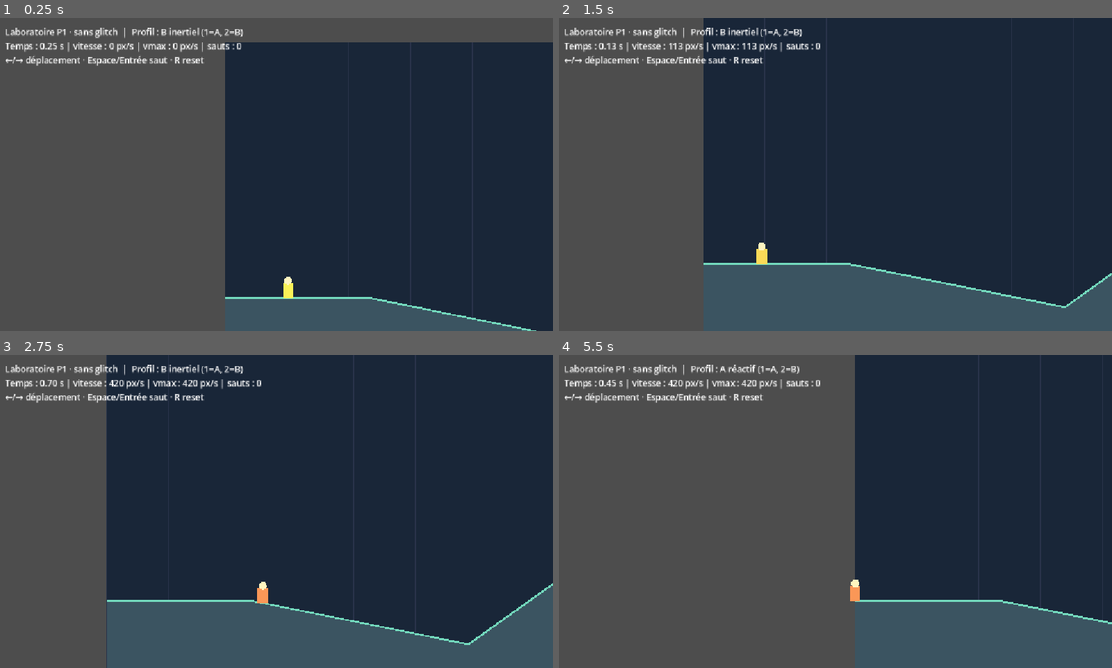
Above: before the commit, frames 1-4 (two rows, left to right).
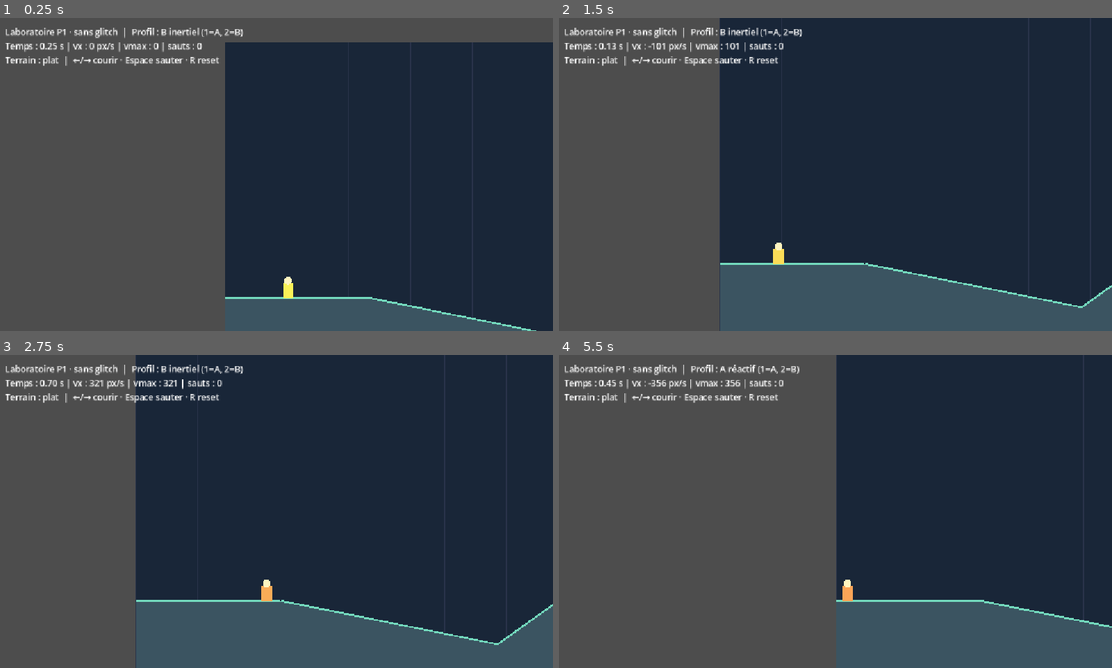
Above: after the commit, the same moments.

Repository: goldaj/glitch_runner
Game: Godot game, scene res://scenes/prototype.tscn
The game is run twice, just before and just after one commit, with the same random seed, the same clock (stepped at 60 frames per second) and the same inputs.
Inputs:
- Up to frame 1 (0.25 s): no input
- Up to frame 2 (1.5 s): tap Enter (ui_accept) at 0.5, 0.77 s; hold Right (ui_right) 0.53-1.28 s; hold 1 0.53-1.28 s; hold Left (ui_left) from 1.28 s (still down); tap 2 at 1.35 s
- Up to frame 3 (2.75 s): tap Enter (ui_accept) at 1.52 s; release Left (ui_left) at 2.03 s; hold Right (ui_right) from 2.03 s (still down); hold R from 2.03 s (still down)
- Up to frame 4 (5.5 s): release R at 2.78 s; tap 1 at 2.85 s; tap Enter (ui_accept) at 3.02, 3.77, 4.52 s; release Right (ui_right) at 3.53 s; hold 2 3.53-4.28 s; hold Left (ui_left) from 3.53 s (still down); tap R at 4.35 s; hold 1 from 5.03 s (still down)

The runs differ from the first frame. In frame 1, 1.0% of the frame differs, in the area x 1-44%, y 7-16%; in frame 2, 4.4%; in frame 3, 7.0%, in the area x 1-100%, y 0-100%; in frame 4, 4.2%.

Commit message:
fix(physics): make gravity slopes shape momentum, preserve downhill overspeed

Diff:
--- a/scripts/movement_model.gd
+++ b/scripts/movement_model.gd
@@ -3,9 +3,13 @@
 const Course = preload("res://scripts/course_profile.gd")
 const GROUND_ACCEL: float = 850.0
 const GROUND_BRAKE: float = 1800.0
-const ROLL_FRICTION: float = 320.0
-const SLOPE_FORCE: float = 520.0
+# B: low rolling friction allows terrain to build and retain momentum.
+const ROLL_FRICTION: float = 85.0
+const SLOPE_FORCE: float = 1100.0
+# A cap only on acceleration from input; terrain is allowed to exceed it.
 const GROUND_SPEED_CAP: float = 420.0
+const OVERSPEED_DRAG: float = 0.45
+const GROUND_SAFETY_CAP: float = 900.0
 const AIR_ACCEL: float = 420.0
 const AIR_SPEED_CAP: float = 550.0
 const JUMP_SPEED: float = 495.0
@@ -39,12 +43,26 @@
 		if absf(axis) > 0.05:
 			var force: float = GROUND_ACCEL * (2.0 if responsive_profile else 1.0)
 			if ground_speed * axis < 0.0:
+				# Opposite input acts as a deliberate brake, even above normal running speed.
 				force = GROUND_BRAKE * (1.5 if responsive_profile else 1.0)
+			else:
+				# Only player input fades out at the normal running speed.
+				# Do NOT clamp the resulting speed here: this would destroy slope momentum.
+				var input_headroom: float = clampf((GROUND_SPEED_CAP - ground_speed * axis) / GROUND_SPEED_CAP, 0.0, 1.0)
+				force *= input_headroom
 			ground_speed += axis * force * dt
 		else:
-			ground_speed = move_toward(ground_speed, 0.0, ROLL_FRICTION * (3.0 if responsive_profile else 1.0) * dt)
-		ground_speed += SLOPE_FORCE * (0.4 if responsive_profile else 1.0) * slope / sqrt(1.0 + slope * slope) * dt
-		ground_speed = clampf(ground_speed, -GROUND_SPEED_CAP, GROUND_SPEED_CAP)
+			ground_speed = move_toward(ground_speed, 0.0, ROLL_FRICTION * (7.0 if responsive_profile else 1.0) * dt)
+		# +slope moves down in screen coordinates; gravity pulls the runner right on
+		# a downward-right slope, left on an upward-right slope. Works both directions.
+		var slope_gravity: float = SLOPE_FORCE * (0.4 if responsive_profile else 1.0) * slope / sqrt(1.0 + slope * slope)
+		ground_speed += slope_gravity * dt
+		# Terrain-earned overspeed survives crests and flat ground, but gently fades.
+		# Separate high emergency bound is only a protection for this simplistic P1 floor.
+		var surplus: float = maxf(0.0, absf(ground_speed) - GROUND_SPEED_CAP)
+		if surplus > 0.0:
+			ground_speed = move_toward(ground_speed, 0.0, surplus * OVERSPEED_DRAG * dt)
+		ground_speed = clampf(ground_speed, -GROUND_SAFETY_CAP, GROUND_SAFETY_CAP)
 		if jump_pressed:
 			grounded = false
 			air_velocity = Vector2(ground_speed, -JUMP_SPEED + minf(0.0, ground_speed * slope * 0.16))
--- a/scripts/prototype.gd
+++ b/scripts/prototype.gd
@@ -74,7 +74,16 @@
 	var seconds: float = float(ticks) / 60.0
 	var status: String = "ARRIVÉE (R pour recommencer)" if finished else "Laboratoire P1 · sans glitch"
 	var label: String = "A réactif" if runner.responsive_profile else "B inertiel"
-	hud.text = "%s  |  Profil : %s (1=A, 2=B)\nTemps : %.2f s | vitesse : %.0f px/s | vmax : %.0f px/s | sauts : %d\n←/→ déplacement · Espace/Entrée saut · R reset" % [status, label, seconds, runner.speed(), max_run_speed, jumps]
+	var horizontal_speed: float = runner.ground_speed if runner.grounded else runner.air_velocity.x
+	var grade: float = Course.slope_at(runner.feet.x)
+	var grade_in_motion: float = grade * signf(horizontal_speed)
+	var terrain_label: String = "plat"
+	if grade_in_motion > 0.02:
+		terrain_label = "descente"
+	elif grade_in_motion < -0.02:
+		terrain_label = "montée"
+	var extra: String = " (+ élan)" if runner.grounded and absf(horizontal_speed) > MovementModel.GROUND_SPEED_CAP else ""
+	hud.text = "%s  |  Profil : %s (1=A, 2=B)\nTemps : %.2f s | vx : %.0f px/s%s | vmax : %.0f | sauts : %d\nTerrain : %s  |  ←/→ courir · Espace sauter · R reset" % [status, label, seconds, horizontal_speed, extra, max_run_speed, jumps, terrain_label]
 
 func _draw() -> void:
 	draw_rect(Rect2(0.0, 0.0, Course.END_X, 820.0), Color(0.10, 0.15, 0.22), true)
--- a/tests/test_movement.gd
+++ b/tests/test_movement.gd
@@ -25,10 +25,15 @@
 	for i in range(8):
 		runner.step(-1.0, false, false, DT)
 	_check(runner.ground_speed < before_brake, "reverse input brakes")
-	var before_friction: float = runner.ground_speed
+	# Coasting on a slope can ACCELERATE under gravity. Check friction on flat only.
+	var rolling = Model.new()
+	rolling.feet.x = 1300.0
+	rolling.feet.y = Course.height_at(1300.0)
+	rolling.ground_speed = 250.0
+	var before_friction: float = rolling.ground_speed
 	for i in range(12):
-		runner.step(0.0, false, false, DT)
-	_check(absf(runner.ground_speed) < absf(before_friction), "no input slows speed")
+		rolling.step(0.0, false, false, DT)
+	_check(absf(rolling.ground_speed) < absf(before_friction), "no input slows speed on flat ground")
 
 	var held = Model.new()
 	var tapped = Model.new()
@@ -61,20 +66,50 @@
 	var inertial = Model.new()
 	var reactive = Model.new()
 	reactive.set_responsive_profile(true)
-	for i in range(60):
-		inertial.step(1.0, false, false, DT)
-		reactive.step(1.0, false, false, DT)
+	for model in [inertial, reactive]:
+		model.feet.x = 1300.0
+		model.feet.y = Course.height_at(1300.0)
+		model.ground_speed = 300.0
 	for i in range(8):
 		inertial.step(0.0, false, false, DT)
 		reactive.step(0.0, false, false, DT)
 	_check(reactive.responsive_profile, "A responsive mode is active")
-	_check(reactive.ground_speed < inertial.ground_speed, "A loses speed faster than B")
+	_check(reactive.ground_speed < inertial.ground_speed, "A loses speed faster than B on the same flat stretch")
 	reactive.set_responsive_profile(false)
 	_check(not reactive.responsive_profile and reactive.feet.x == 130.0, "profile change resets trial")
 	var finisher = Model.new()
 	for i in range(1200):
 		finisher.step(1.0, false, false, DT)
 	_check(finisher.feet.x >= 2970.0, "normal route reaches finish without any glitch")
+
+	# Control the experiment: identical speed and held-right input on different grades.
+	var flat = Model.new()
+	var descending = Model.new()
+	var climbing = Model.new()
+	for candidate in [flat, descending, climbing]:
+		candidate.ground_speed = 420.0
+	flat.feet = Vector2(1400.0, Course.height_at(1400.0))
+	descending.feet = Vector2(400.0, Course.height_at(400.0))
+	climbing.feet = Vector2(850.0, Course.height_at(850.0))
+	for i in range(15):
+		flat.step(1.0, false, false, DT)
+		descending.step(1.0, false, false, DT)
+		climbing.step(1.0, false, false, DT)
+	_check(descending.ground_speed > flat.ground_speed + 25.0, "downhill is faster than flat with identical input")
+	_check(climbing.ground_speed < flat.ground_speed - 45.0, "uphill brakes despite holding right")
+	_check(descending.ground_speed > Model.GROUND_SPEED_CAP, "downhill can exceed normal running cap")
+	_check(climbing.ground_speed > 0.0, "ordinary route can still climb uphill")
+	var kept = Model.new()
+	kept.feet = Vector2(1210.0, Course.height_at(1210.0))
+	kept.ground_speed = Model.GROUND_SPEED_CAP + 100.0
+	kept.step(1.0, false, false, DT)
+	_check(kept.ground_speed > Model.GROUND_SPEED_CAP, "flat stretch retains terrain-earned overspeed")
+	_check(kept.ground_speed < Model.GROUND_SPEED_CAP + 100.0, "terrain-earned overspeed decays gently")
+	var descent_from_other_side = Model.new()
+	descent_from_other_side.feet = Vector2(980.0, Course.height_at(980.0))
+	descent_from_other_side.ground_speed = -250.0
+	descent_from_other_side.step(0.0, false, false, DT)
+	_check(descent_from_other_side.ground_speed < -250.0, "gravity accelerates descending toward the left too")
 	if failures.is_empty():
 		print("PASS movement_lab: %d invariants" % checks)
 		quit(0)
Not shown, changed: docs/CHATGPT_PROJECT_HISTORY.md
Not shown, changed: docs/CODEX_HANDOFF.md
Not shown, changed: docs/ROADMAP.md
Not shown, changed: docs/WEB_PLAYTEST.md
